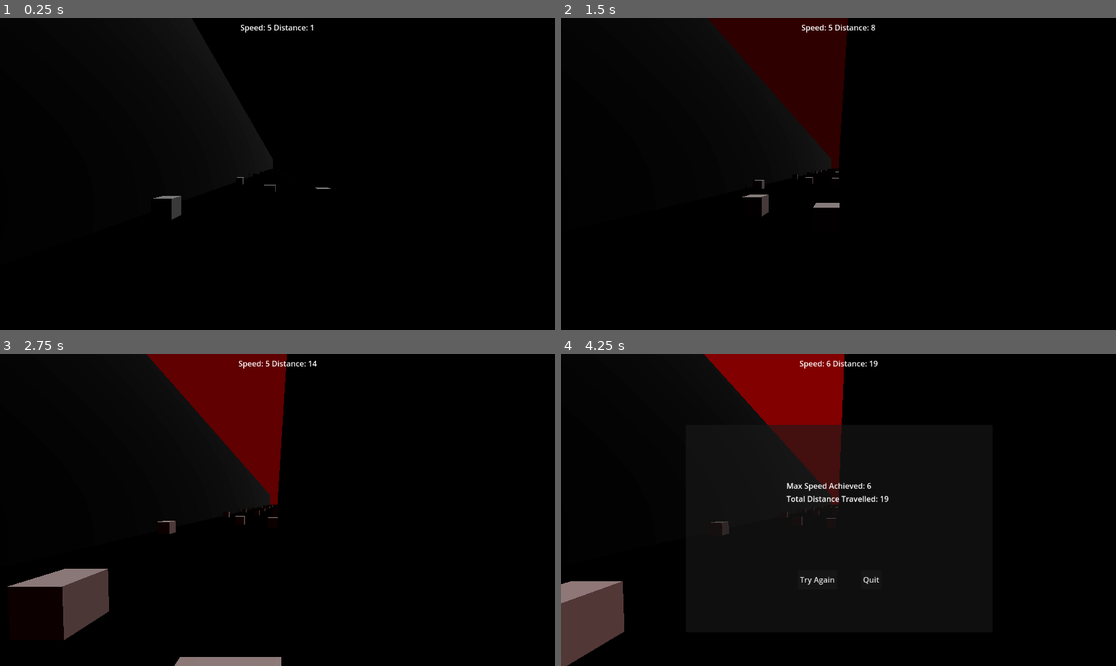
Above: before the commit, frames 1-4 (two rows, left to right).
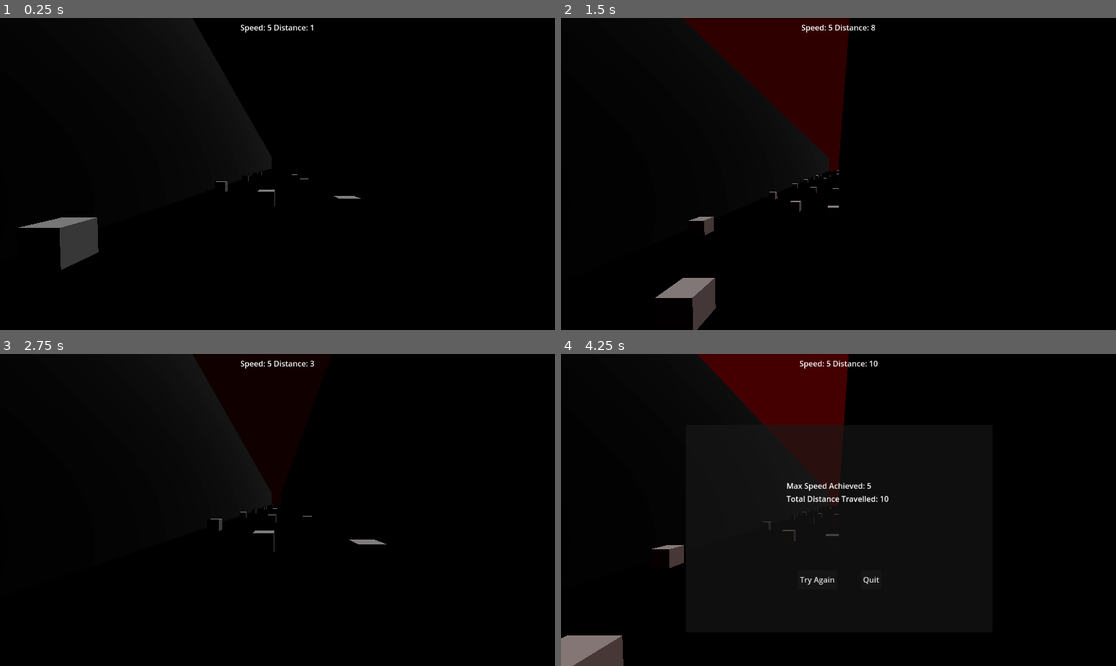
Above: after the commit, the same moments.

Repository: finalsabbath/3d-runner
Game: Godot game, scene res://scenes/world.tscn
Two runs of this game, one before a commit and one after it. Both use one fixed random seed, a clock stepped at 60 frames per second and the inputs below.
Inputs (mouse positions are in pixels of both pictures, inside the frame that each line leads up to):
- Up to frame 1 (0.25 s): no input
- Up to frame 2 (1.5 s): hold Right (ui_right) 0.53-1.28 s; tap Space (jump, bound only after the commit) at 0.6, 0.77, 1.07, 1.35 s; hold Down (ui_down) from 1.28 s (still down)
- Up to frame 3 (2.75 s): tap Space (jump, bound only after the commit) at 1.52, 1.82 s; release Down (ui_down) at 2 s; click (255, 578) at 2 s, where only the run after the commit has a clickable "Try Again"
- Up to frame 4 (4.25 s): hold Right (ui_right) 2.78-3.53 s; tap Space (jump, bound only after the commit) at 2.85, 3.6, 3.77, 4.07 s; hold Up (ui_up) from 3.53 s (still down)

The runs differ from the first frame. In frame 1, 1.3% of the frame differs, in the area x 3-65%, y 49-81%; in frame 2, 2.4%; in frame 3, 8.7%; in frame 4, 9.8%, in the area x 0-59%, y 0-100%.

Commit message:
add jumping.  Had to move overlap the panels a bit to avoid falling through world

Diff:
--- a/3d-runner/project.godot
+++ b/3d-runner/project.godot
@@ -19,3 +19,23 @@
 
 GameStats="*res://globals/game_stats.gd"
 EventBus="*res://globals/event_bus.gd"
+
+[input]
+
+move_left={
+"deadzone": 0.2,
+"events": [Object(InputEventKey,"resource_local_to_scene":false,"resource_name":"","device":-1,"window_id":0,"alt_pressed":false,"shift_pressed":false,"ctrl_pressed":false,"meta_pressed":false,"pressed":false,"keycode":0,"physical_keycode":4194319,"key_label":0,"unicode":0,"location":0,"echo":false,"script":null)
+, Object(InputEventKey,"resource_local_to_scene":false,"resource_name":"","device":-1,"window_id":0,"alt_pressed":false,"shift_pressed":false,"ctrl_pressed":false,"meta_pressed":false,"pressed":false,"keycode":0,"physical_keycode":65,"key_label":0,"unicode":97,"location":0,"echo":false,"script":null)
+]
+}
+move_right={
+"deadzone": 0.2,
+"events": [Object(InputEventKey,"resource_local_to_scene":false,"resource_name":"","device":-1,"window_id":0,"alt_pressed":false,"shift_pressed":false,"ctrl_pressed":false,"meta_pressed":false,"pressed":false,"keycode":0,"physical_keycode":4194321,"key_label":0,"unicode":0,"location":0,"echo":false,"script":null)
+, Object(InputEventKey,"resource_local_to_scene":false,"resource_name":"","device":-1,"window_id":0,"alt_pressed":false,"shift_pressed":false,"ctrl_pressed":false,"meta_pressed":false,"pressed":false,"keycode":0,"physical_keycode":68,"key_label":0,"unicode":100,"location":0,"echo":false,"script":null)
+]
+}
+jump={
+"deadzone": 0.2,
+"events": [Object(InputEventKey,"resource_local_to_scene":false,"resource_name":"","device":-1,"window_id":0,"alt_pressed":false,"shift_pressed":false,"ctrl_pressed":false,"meta_pressed":false,"pressed":false,"keycode":0,"physical_keycode":32,"key_label":0,"unicode":32,"location":0,"echo":false,"script":null)
+]
+}
--- a/3d-runner/scenes/player.gd
+++ b/3d-runner/scenes/player.gd
@@ -1,22 +1,33 @@
 extends CharacterBody3D
 
-var speed = 5.0
+@export var speed = 5.0
+@export var fall_acceleration = 75
+@export var jump_impulse = 20
 
-func _physics_process(_delta: float) -> void:
-	var input_dir := Input.get_vector("ui_left", "ui_right", "ui_up", "ui_down")
+var target_velocity = Vector3.ZERO
+
+func _physics_process(delta: float) -> void:
+	var input_dir := Input.get_vector("move_left", "move_right", "ui_up", "ui_down")
 	# We'll ignore up and down input, just using side to side
 	var direction := (transform.basis * Vector3(input_dir.x, 0, input_dir.y)).normalized()
 	if direction:
-		velocity.x = direction.x * speed
+		target_velocity.x = direction.x * speed
 	else:
-		velocity.x = move_toward(velocity.x, 0, speed)
+		target_velocity.x = move_toward(target_velocity.x, 0, speed)
 
+	# Vertical Velocity
+	if not is_on_floor(): # If in the air, fall towards the floor. Literally gravity
+		target_velocity.y = target_velocity.y - (fall_acceleration * delta)
+	# Jumping.
+	if is_on_floor() and Input.is_action_just_pressed("jump"):
+		target_velocity.y = jump_impulse
+
+	velocity = target_velocity
 	move_and_slide()
 #
 	var collision = get_last_slide_collision()
 	if collision:
 		var death_blocks = get_tree().get_nodes_in_group("death_block")
 		var collider = collision.get_collider()
-		print("Collided with: ", collider)
 		if collider in death_blocks:
 			EventBus.death_block_hit.emit()
--- a/3d-runner/scenes/terrain_controller.gd
+++ b/3d-runner/scenes/terrain_controller.gd
@@ -44,7 +44,7 @@
 		first_terrain.queue_free()
 
 func _append_to_far_edge(target_block: MeshInstance3D, appending_block: MeshInstance3D) -> void:
-	appending_block.position.z = target_block.position.z - target_block.mesh.size.y/2 - appending_block.mesh.size.y/2
+	appending_block.position.z = (target_block.position.z+5) - target_block.mesh.size.y/2 - appending_block.mesh.size.y/2
 
 func _load_terrain_scenes(target_path: String) -> void:
 	var dir = DirAccess.open(target_path)
